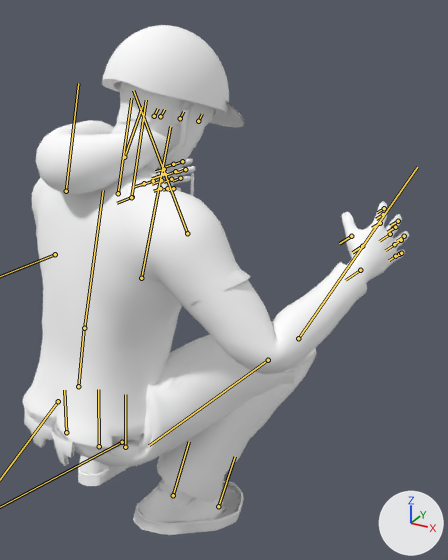
Two versions of the glTF model assets/models/rider.glb, one commit apart.
Before and after are seen from a 50 mm camera at (0.788, -0.781, 1.661) aimed at (0.167, 0.348, 1.096). The lights are fixed; the arrows at lower right show +X, +Y and +Z. The first picture is the older version. Both versions are drawn at frame 5 of the action 'kickless'; the numbers are the values there. The bones that change, and the others that lie on the model, are drawn over the model as lines.

Objects in the first picture: 'arms_skin', 'body', 'hair', 'helmet_1', 'helmet_2', 'legs_skin', 'pants_0', 'pants_1', 'shoes_0', 'shoes_1', 'top_0', 'top_1', 'top_2'.
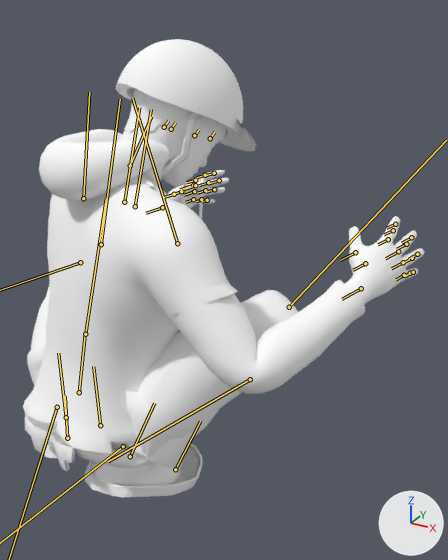
Where the change shows, as pixel boxes [x1, y1, x2, y2] in the pictures (448 x 560 px):
'top_1', posed
    before: [22, 120, 367, 466]
    after: [23, 129, 365, 471]
'pants_0', posed
    before: [93, 321, 316, 502]
    after: [32, 285, 298, 468]
'body', posed
    before: [111, 100, 409, 444]
    after: [111, 112, 425, 449]
'helmet_1', posed
    before: [102, 25, 229, 168]
    after: [116, 39, 243, 177]
'pants_1', posed
    before: [74, 336, 295, 466]
    after: [27, 284, 267, 468]
'shoes_1', posed
    before: [78, 455, 244, 534]
    after: [44, 444, 203, 496]
'shoes_0', posed
    before: [78, 456, 241, 535]
    after: [45, 443, 201, 498]
'hair', posed
    before: [117, 82, 215, 124]
    after: [124, 89, 228, 132]
'top_0', posed (mostly hidden)
    before: [25, 270, 251, 466]
    after: [25, 284, 238, 468]
'arms_skin', posed (mostly hidden)
    before: [160, 257, 376, 339]
    after: [150, 275, 378, 360]
'legs_skin', posed (mostly hidden)
    before: [134, 354, 180, 452]
    after: [33, 297, 294, 458]
'helmet_2', posed
    before: [210, 100, 245, 127]
    after: [220, 119, 257, 152]
'top_2', posed (mostly hidden)
    before: [38, 170, 170, 292]
    after: [51, 178, 158, 265]
bone 'pelvis', root to tip
    before: (66, 432) to (64, 390)
    after: (67, 438) to (65, 396)
bone 'spine', root to tip
    before: (78, 386) to (84, 328)
    after: (79, 392) to (85, 334)
bone 'chest', root to tip
    before: (84, 328) to (103, 190)
    after: (85, 334) to (106, 198)
bone 'neck', root to tip
    before: (124, 157) to (142, 106)
    after: (130, 165) to (151, 116)
bone 'head', root to tip
    before: (154, 116) to (158, 108)
    after: (164, 127) to (168, 120)
bone 'upperarm_l', root to tip
    before: (66, 191) to (78, 83)
    after: (83, 198) to (89, 92)
bone 'upperarm_r', root to tip
    before: (187, 233) to (133, 90)
    after: (177, 243) to (132, 98)
bone 'lowerarm_r', root to tip
    before: (268, 360) to (149, 445)
    after: (250, 379) to (108, 461)
bone 'shin_l', root to tip
    before: (141, 278) to (170, 126)
    after: (101, 244) to (120, 99)
bone 'shin_r', root to tip
    before: (298, 338) to (417, 167)
    after: (289, 307) to (446, 140)

What the commit changed:
Bone 'pelvis' (bone_pelvis) moves from (0.0, -0.1, 0.02) to (0.0, -0.114, 0.02).
Bone 'pelvis' (bone_pelvis) turns from (-4, -12, 0) to (-4, -10, 0) degrees about its own x, y and z.
Bone 'spine' (bone_spine) turns from (-8, -2, 0) to (-9, -7, 0) degrees about its own x, y and z.
Bone 'chest' (bone_chest) turns from (-3, -4, 0) to (-3, -10, 0) degrees about its own x, y and z.
Bone 'neck' (bone_neck) turns from (-14, 0, 0) to (-17, 0, 0) degrees about its own x, y and z.
Bone 'head' (bone_head) turns from (-8, 0, 0) to (-12, -1, 0) degrees about its own x, y and z.
Bone 'upperarm_l' (bone_upperarm_l) turns from (16, 8, -25) to (16, 7, -25) degrees about its own x, y and z.
Bone 'lowerarm_l' (bone_lowerarm_l) turns from (94, 0, 0) to (96, 0, 0) degrees about its own x, y and z.
Bone 'upperarm_r' (bone_upperarm_r) turns from (16, -8, 25) to (16, -7, 25) degrees about its own x, y and z.
Bone 'lowerarm_r' (bone_lowerarm_r) turns from (94, 0, 0) to (96, 0, 0) degrees about its own x, y and z.
Bone 'thigh_l' (bone_thigh_l) turns from (109, 19, 6) to (132, 19, 16) degrees about its own x, y and z.
Bone 'shin_l' (bone_shin_l) turns from (-140, 0, 0) to (-165, 0, 0) degrees about its own x, y and z.
Bone 'thigh_r' (bone_thigh_r) turns from (109, -19, -6) to (132, -19, -16) degrees about its own x, y and z.
Bone 'shin_r' (bone_shin_r) turns from (-140, 0, 0) to (-165, 0, 0) degrees about its own x, y and z.
